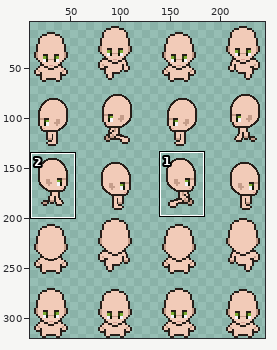
Two versions of one sprite sheet, public/assets/sp15.png. The first picture is a wide view before the edit; the outline marks the close-up.
Close-up. As it was:
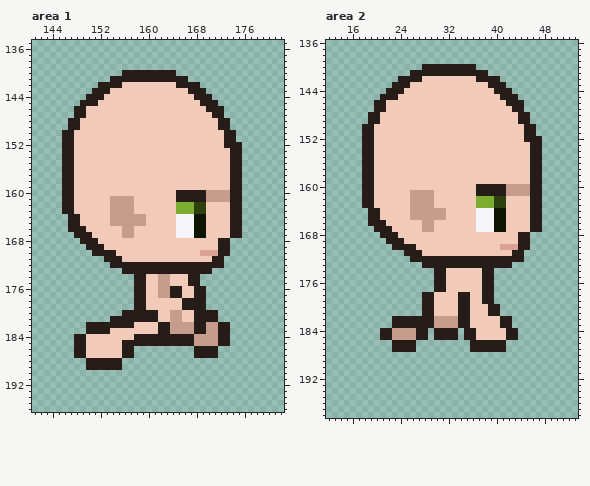
The file is 256x320 pixels. Shown: area 1: x 141..182, y 135..196; area 2: x 12..53, y 136..198. The wide view leaves out empty margins. The commit also changed other parts of the picture, which this record leaves out.
After:
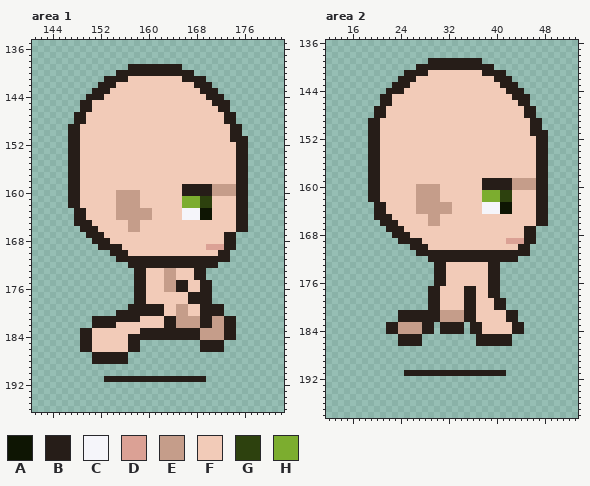
Palette (. is transparent): A #0e1503  B #261d18  C #f5f5fa  D #dba195  E #c59d8a  F #f2cbb8  G #2d410e  H #7cad2f
What changed:
Changed rows in their new state; - is an unchanged pixel.
Area 1:
first column x 146:
139 -----------BBBBBBBBB-----------
140 ---------B---------BBB---------
141 -------B---FFFFFFFFF-BBB-------
142 ---------F---------FFF-BB------
143 ---------------------FF-BB-----
144 ----------------------FF-BB----
145 -----F-----------------FF-BB---
146 --.-B-------------------FF-B---
147 -------------------------FFBB--
148 -.-B----------------------F-B--
149 --------------------------FFBB-
150 .-B------------------------F-B-
151 .-B------------------------F-BB
152 .-B------------------------FF-B
153 .-B-------------------------F-B
154 .-B-------------------------F-B
155 .-B-------------------------F-B
156 .-B-------------------------F-B
157 .-B-------------------------F-B
158 .-B-------------------------F-B
159 .-B-----------------BBBBBEEEE-B
160 .-B------EEEE------F----B---E-B
161 .-B-----F---E------FHHHGGFFFF-B
162 .-B-----F---E------F--H-G---F-B
163 ..BB----F---EEE----FCCCAA---F-B
164 -.-B----F-----E----F--C-A---F-B
165 -.-BB---FFF--F-----FFFFF----F-B
166 -..-BB----F-E------FFFFF----F-B
167 --..-BB---FF-------FFFFF---B-.-
168 ---..-BB------------------F-B--
169 ----..-BBB--------------DDD-B--
170 -----...-BB------------FFF-----
171 -------..-BBBBBBBBBBBBBBB--B---
172 --------...---------------.----
173 ----------..--FFFEEFFF--.------
174 ----------------F-E--F-B-------
175 ----------------F-EBBFFBB------
176 ----------------F-E-B-F-B------
177 ----------------FFFF-B--B------
178 --------------------F---B------
179 -----------B--BBB--EEFF-BBB----
180 ---------B------B-F-E-F---B----
181 -----BBB-----FFF-BB-EEE--EEBB--
182 ----.----FFF----F-B---E-B-E-B--
183 ---B-FFF-----BBB--BBBB-E--E-B--
184 --.-B------B----------B---E-B--
185 --.-B-----F--..........BBB-.---
186 --.-B-----F-B---------.---B----
187 --...BBBBB-.----------....-----
188 ----.-----B--------------------
189 ----......---------------------
191 -------BBBBBBBBBBBBBBBBB-------
Area 2:
first column x 18:
139 -----------BBBBBBBBB-----------
140 ---------B---------BBB---------
141 -------B---FFFFFFFFF-BBB-------
142 ---------F---------FFF-BB------
143 ---------------------FF-BB-----
144 ----------------------FF-BB----
145 -----F-----------------FF-BB---
146 --.-B-------------------FF-B---
147 -------------------------FFBB--
148 -.-B----------------------F-B--
149 --------------------------FFBB-
150 .-B------------------------F-B-
151 .-B------------------------F-BB
152 .-B------------------------FF-B
153 .-B-------------------------F-B
154 .-B-------------------------F-B
155 .-B-------------------------F-B
156 .-B-------------------------F-B
157 .-B-------------------------F-B
158 .-B-------------------------F-B
159 .-B-----------------BBBBBEEEE-B
160 .-B------EEEE------F----B---E-B
161 .-B-----F---E------FHHHGGFFFF-B
162 .-B-----F---E------F--H-G---F-B
163 ..BB----F---EEE----FCCCAA---F-B
164 -.-B----F-----E----F--C-A---F-B
165 -.-BB---FFF--F-----FFFFF----F-B
166 -..-BB----F-E------FFFFF----F-B
167 --..-BB---FF-------FFFFF---B-.-
168 ---..-BB------------------F-B--
169 ----..-BBB--------------DDD-B--
170 -----...-BB------------FFF-----
171 -------..-BBBBBBBBBBBBBBB--B---
172 --------...---------------.----
173 ----------..--FFFFFFF--..------
174 --------------------F-B--------
175 --------------------F-B--------
176 --------------------F-B--------
177 -----------B-F---BB-F-B--------
178 ----------.-B---F-B-F-B--------
179 ----------.-B---F-B-FFBB-------
180 ----------.-B---F-B--F-B-------
181 ------BBBB--BEEEE-B--FFFBB-----
182 -----.------B---E-B----F-B-----
183 ----B-EEEE--.BBB-.BB---FFBB----
184 ---.-B---E-B.---B.-B----F-B----
185 ---...BBB-.-....-..BBBBB-.-----
186 -----.---B--------.-----B------
187 -----....---------......-------
first column x 25:
191 BBBBBBBBBBBBBBBBB
